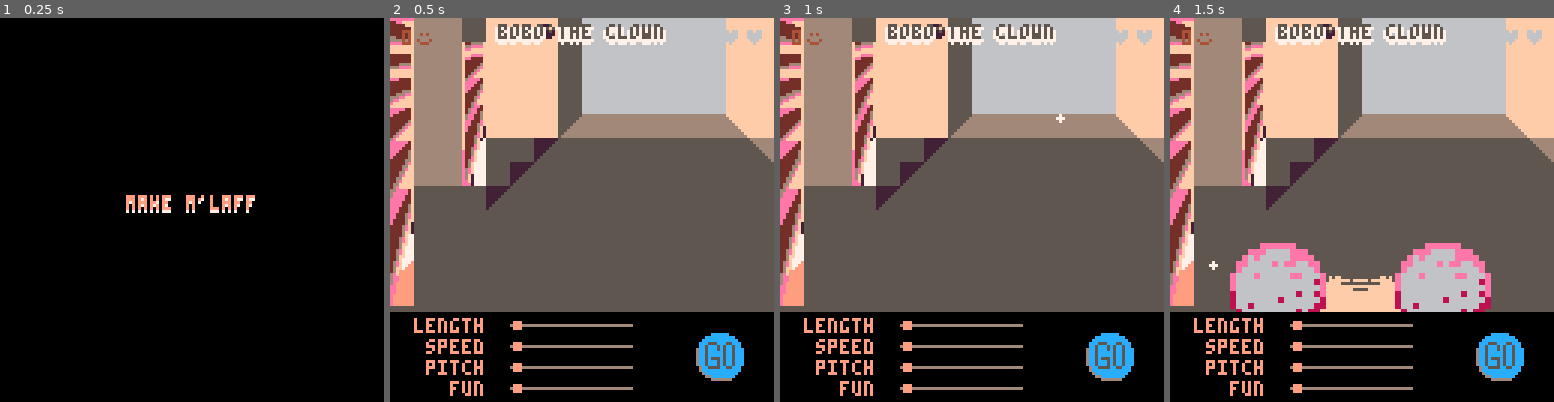
Above: before the commit, frames 1-4 (left to right).
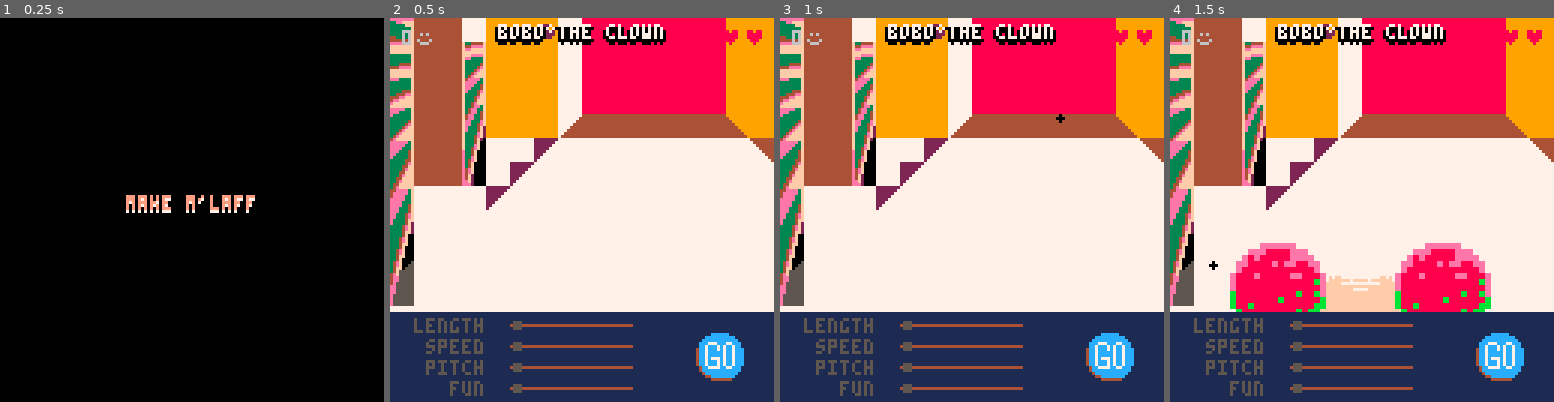
Above: after the commit, the same moments.

Repository: Alfie-Edwards/game-boys
Game: PICO-8 cartridge game.p8
The game is run twice, just before and just after one commit, with the same random seed, the same clock (stepped at 60 frames per second) and the same inputs.
Inputs (mouse positions are in pixels of both pictures, inside the frame that each line leads up to):
- Up to frame 1 (0.25 s): no input
- Up to frame 2 (0.5 s): tap X (X key) at 0.33 s
- Up to frame 3 (1 s): click (1060, 121) at 0.67 s; tap O (Z key) at 0.7 s
- Up to frame 4 (1.5 s): tap X (X key) at 1.07 s; click (1216, 267) at 1.22 s

Frame 1 is identical in both runs. In frame 2, 96% of the frame differs, in the area x 0-100%, y 0-100%; in frame 3, 96%; in frame 4, 93%.

Commit message:
set peoples' display palettes

Diff:
--- a/face.lua
+++ b/face.lua
@@ -178,6 +178,21 @@
 	},
 }
 
+function get_person(name)
+	for p in all(people) do
+		if (p.name == name) return p
+	end
+	return nil
+end
+
+function set_display_pal(name)
+	local dpal = get_person(name).screen_pal
+
+	for old,new in pairs(dpal) do
+		pal(old, new, 1)
+	end
+end
+
 function tiles(x)
 	return x * 8
 end
@@ -247,6 +262,8 @@
 end
 
 function draw_priest(emotion, head_left, head_right, head_top, head_bottom)
+	set_display_pal("priest")
+
 	-- base layer
 	sprites.base(head_left, head_top)
 	draw_ears(head_left, head_right, head_top)
@@ -262,9 +279,13 @@
 
 	-- features
 	sprites.priest.collar(head_left - tiles(1), head_bottom - tiles(1))
+
+	pal(1) -- reset display palette
 end
 
 function draw_big_beardy_man(emotion, head_left, head_right, head_top, head_bottom)
+	set_display_pal("big beardy man")
+
 	-- base layer
 	sprites.base(head_left, head_top)
 	draw_ears(head_left, head_right, head_top)
@@ -288,9 +309,13 @@
 	if emotion ~= "neutral" then
 		sprites.beardy.mouth(64 - tiles(1.5), head_bottom - tiles(3))
 	end
+
+	pal(1) -- reset display palette
 end
 
 function draw_diver(emotion, head_left, head_right, head_top, head_bottom)
+	set_display_pal("diver")
+
 	sprites.diver.helmet(head_left, head_top)
 	sprites.diver.helmet_side(
 		head_left - tiles(2) + 1,
@@ -303,9 +328,13 @@
 	local bubbles_stage = flr((t() * 5) % #sprites.diver.bubbles) + 1
 
 	sprites.diver.bubbles[bubbles_stage](bubbles_x, bubbles_y)
+
+	pal(1) -- reset display palette
 end
 
 function draw_clown(emotion, head_left, head_right, head_top, head_bottom)
+	set_display_pal("bobo the clown")
+
 	-- underneath features
 	sprites.clown.collar(head_left + tiles(0.5), head_bottom - tiles(2))
 
@@ -330,6 +359,8 @@
 		head_left - tiles(1.5),
 		head_right - tiles(2.5),
 		head_top - tiles(1))
+
+	pal(1) -- reset display palette
 end
 
 function draw_head(name, emotion)
@@ -339,7 +370,7 @@
 	-- name = "big beardy man"
 	-- name = "priest"
 	-- name = "diver"
-	name = "clown"
+	-- name = "clown"
 
 	-- setup
 	palt(0, false)
@@ -364,7 +395,7 @@
 		draw_big_beardy_man(emotion, head_left, head_right, head_top, head_bottom)
     elseif name == "diver" then
 		draw_diver(emotion, head_left, head_right, head_top, head_bottom)
-	elseif name == "clown" then
+	elseif name == "bobo the clown" then
 		draw_clown(emotion, head_left, head_right, head_top, head_bottom)
 	end
 end
